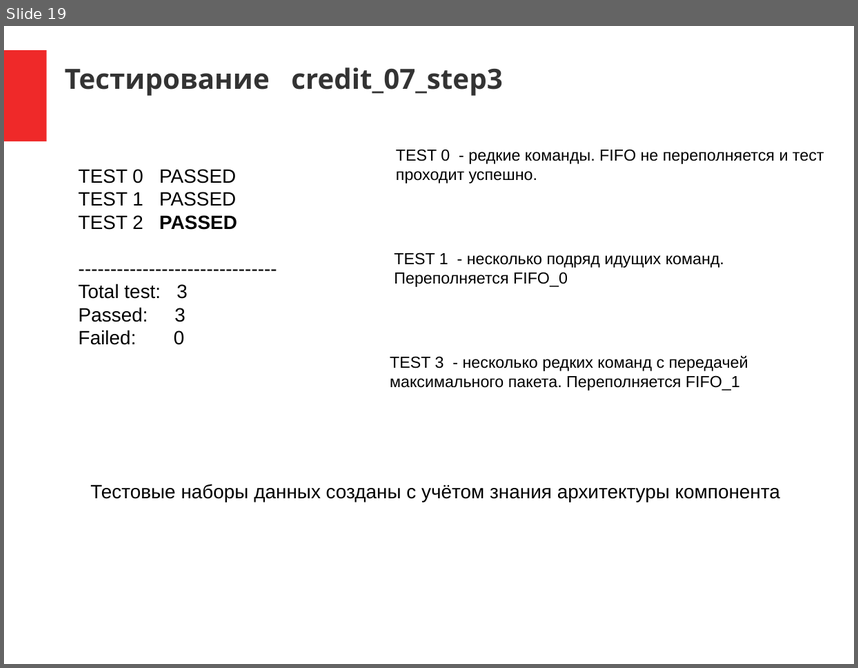
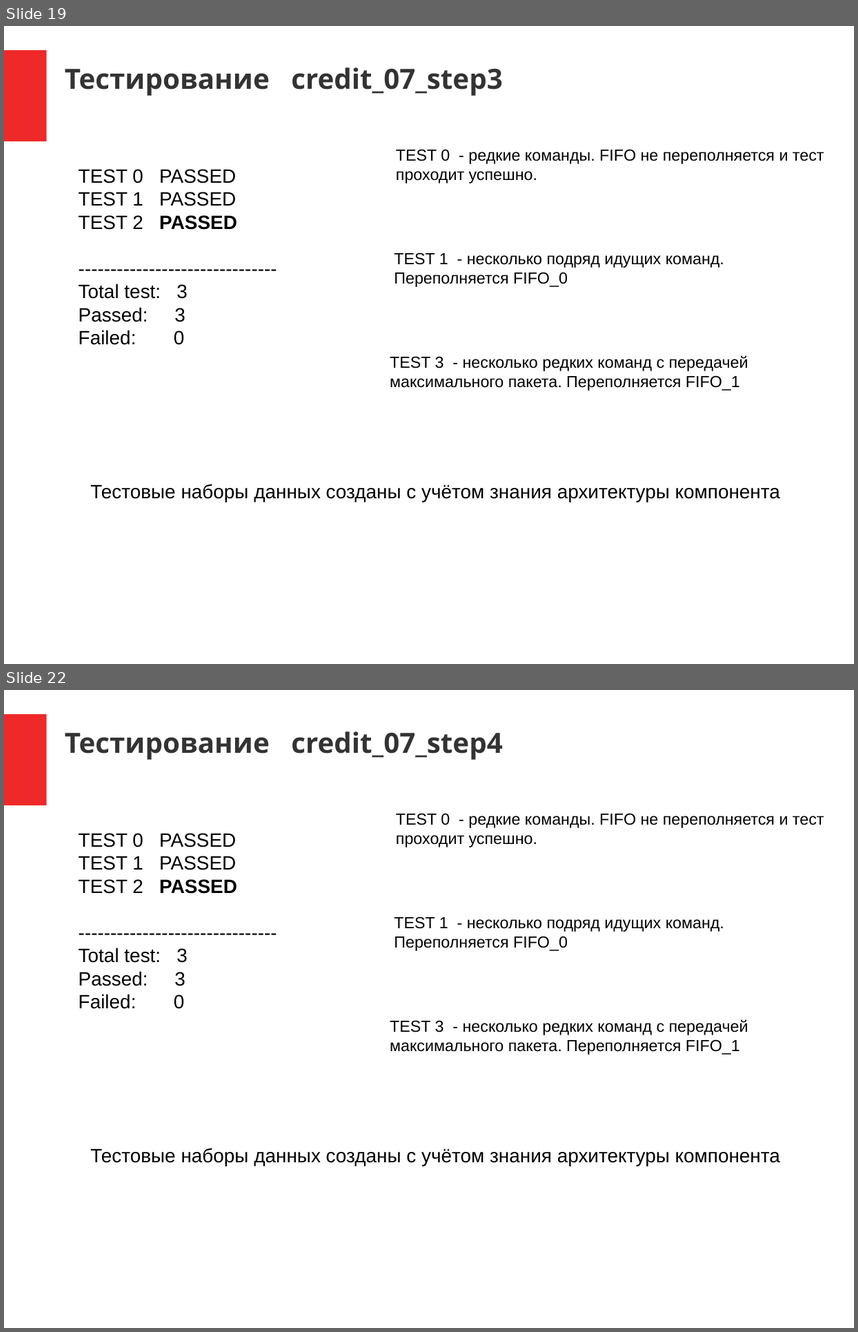
Before and after one commit to DigitalDesignSchool/2021dev, a slide deck: examples/2.1.1.7/doc/pr_2_1_1_7.pptx. Shown one above the other, each under a label of ours: slide 19 before the commit, slides 19 and 22 after it; the slides between them are not shown. The pictures are 858x668 and 858x1332 pixels, drawn with LibreOffice and Linux fonts; fonts in the diff are those of the drawing. Boxes give left, top, right and bottom in pixels: in the first picture for what was removed or moved away, otherwise in the second. Text is boxed around its words. In the diff, an @@ line names an element or a change of style, - is before the commit and + after.

```diff
--- a/examples/2.1.1.7/doc/pr_2_1_1_7.pptx
+++ b/examples/2.1.1.7/doc/pr_2_1_1_7.pptx
@@ slide 22 added at (x1=4, y1=690, x2=854, y2=1328), background #FFFFFF; not listed: 1 template element that a slide beside it also shows @@
@@ text added at (x1=65, y1=731, x2=503, y2=760), 26 pt, text #333333, bold @@
+Тестирование credit_07_step4
@@ text added at (x1=396, y1=813, x2=824, y2=847), 15 pt, text #000000 @@
+TEST 0 - редкие команды. FIFO не переполняется и тест проходит успешно.
@@ text added at (x1=79, y1=833, x2=237, y2=1009), 18 pt, text #000000 @@
+TEST 0 PASSED
+TEST 1 PASSED
+TEST 2 PASSED
+-------------------------------
+Total test: 3
+Passed: 3
+Failed: 0
@@ text added at (x1=394, y1=916, x2=724, y2=951), 15 pt, text #000000 @@
+TEST 1 - несколько подряд идущих команд. Переполняется FIFO_0
@@ text added at (x1=390, y1=1019, x2=749, y2=1054), 15 pt, text #000000 @@
+TEST 3 - несколько редких команд c передачей максимального пакета. Переполняется FIFO_1
@@ text added at (x1=90, y1=1147, x2=780, y2=1165), 18 pt, text #000000 @@
+Тестовые наборы данных созданы с учётом знания архитектуры компонента
```
Also in this commit, not shown: 7 slides changed, 2 other slides added, 6 other files.
